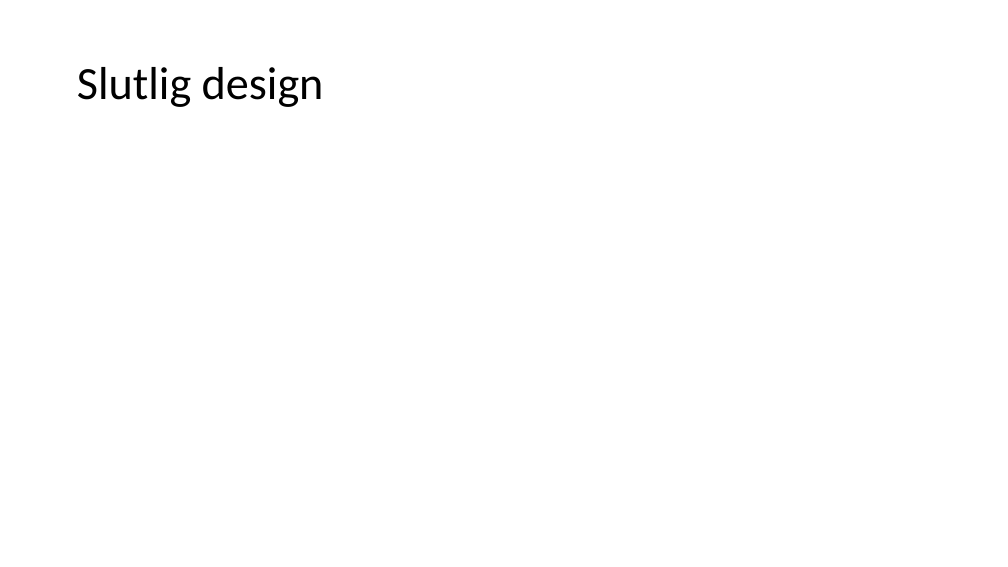
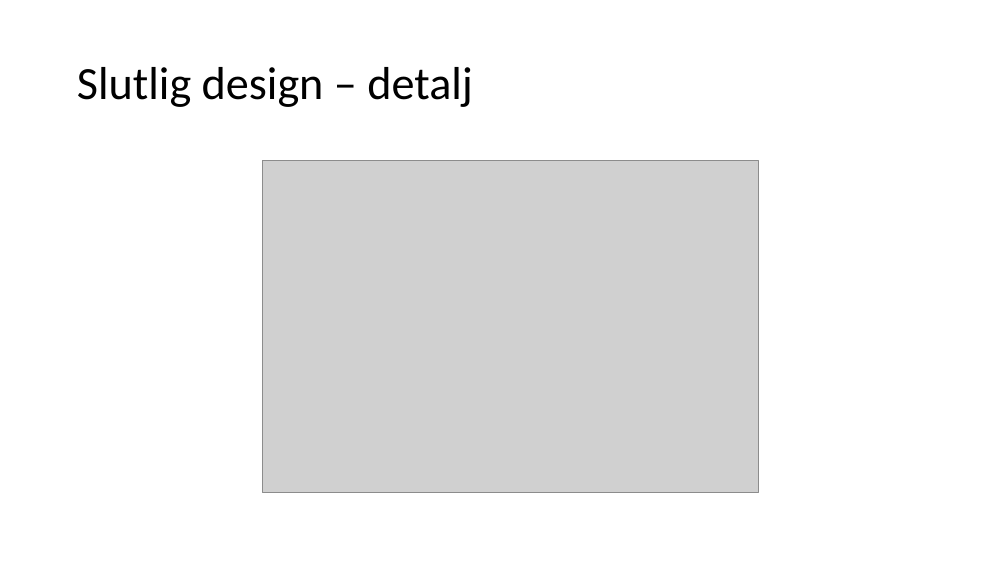
Before and after one commit to hampusidstam/InteGame, a slide deck: slide 5 of docs/Slutredovisning_grp5_v8.pptx. Drawn at 1008x567 pixels with LibreOffice and Linux fonts; fonts in the diff are those of the drawing; grey boxes stand for pictures. Boxes give left, top, right and bottom in pixels: in the first picture for what was removed or moved away, otherwise in the second. Text is boxed around its words. In the diff, an @@ line names an element or a change of style, - is before the commit and + after.

```diff
--- a/docs/Slutredovisning_grp5_v8.pptx
+++ b/docs/Slutredovisning_grp5_v8.pptx
@@ title at bbox=[77, 67, 473, 107]: text changed @@
-Slutlig design
+Slutlig design – detalj
@@ picture added at bbox=[262, 161, 758, 493] @@
```
Also in this commit, not shown: 19 other slides changed, 2 slides added, 5 slides removed.
